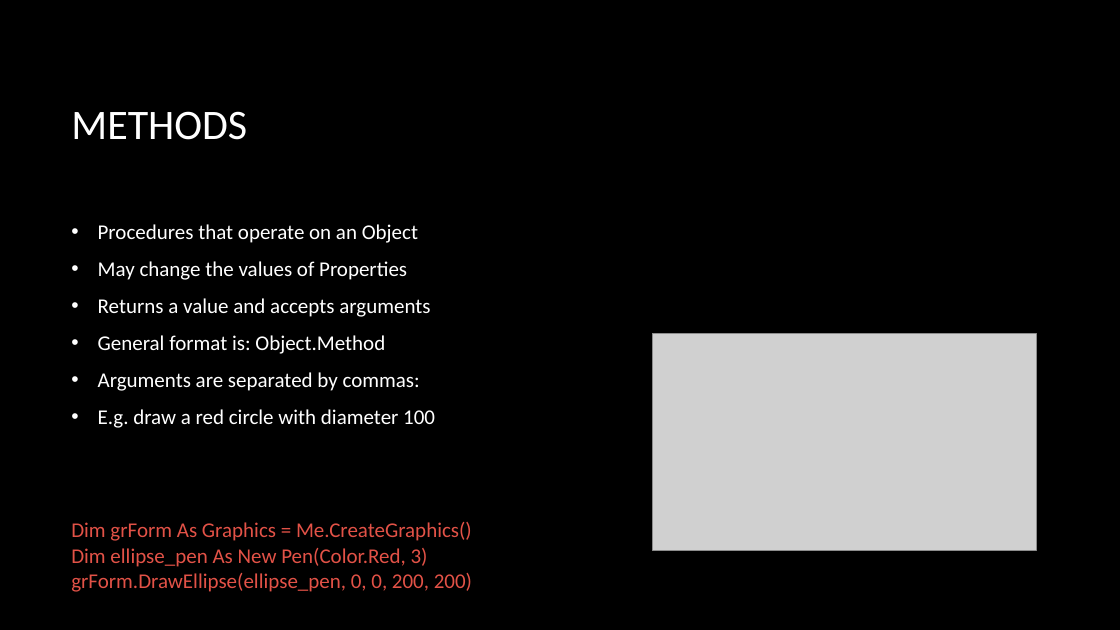
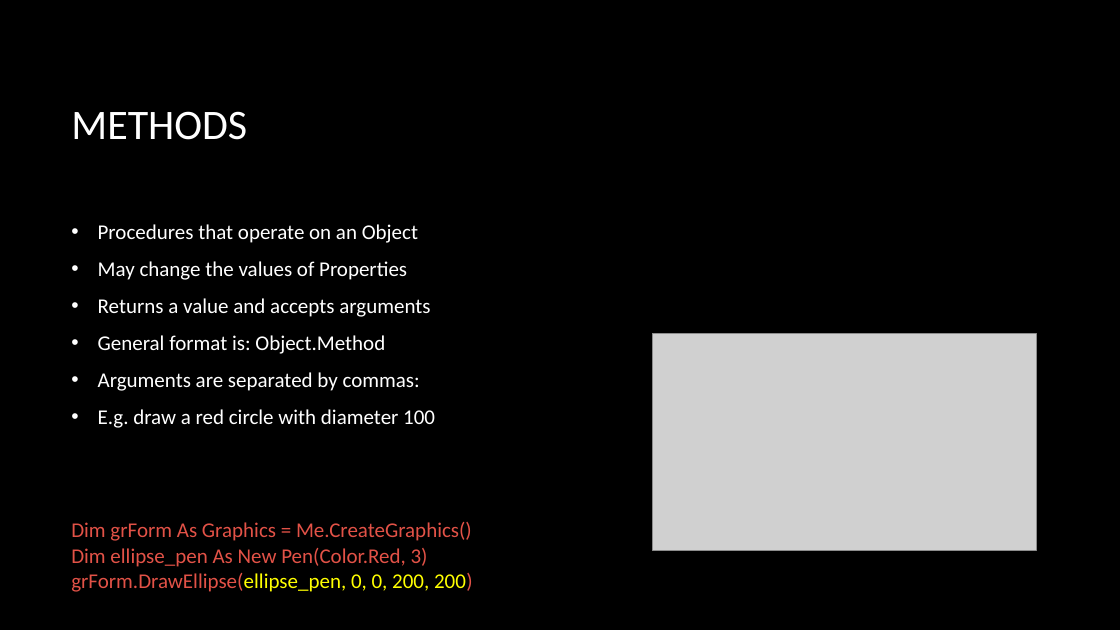
Before and after one commit to YJ048/vbcourse_aug2021, a slide deck: slide 8 of visual basic/L3 OBJECT PROPERTIES and METHODS.pptx. Drawn at 1120x630 pixels with LibreOffice and Linux fonts; fonts in the diff are those of the drawing; grey boxes stand for pictures; background and template pictures are left out. Boxes give left, top, right and bottom in pixels: in the first picture for what was removed or moved away, otherwise in the second. Text is boxed around its words. In the diff, an @@ line names an element or a change of style, - is before the commit and + after.

```diff
--- a/visual basic/L3 OBJECT PROPERTIES and METHODS.pptx
+++ b/visual basic/L3 OBJECT PROPERTIES and METHODS.pptx
@@ text at bbox=[71, 573, 473, 592]: text colour #E25247 to #FFFF00 in "grForm.DrawEllipse(ellipse_pen, 0, 0, 200, 200)" @@
```
Also in this commit, not shown: 8 other files.
